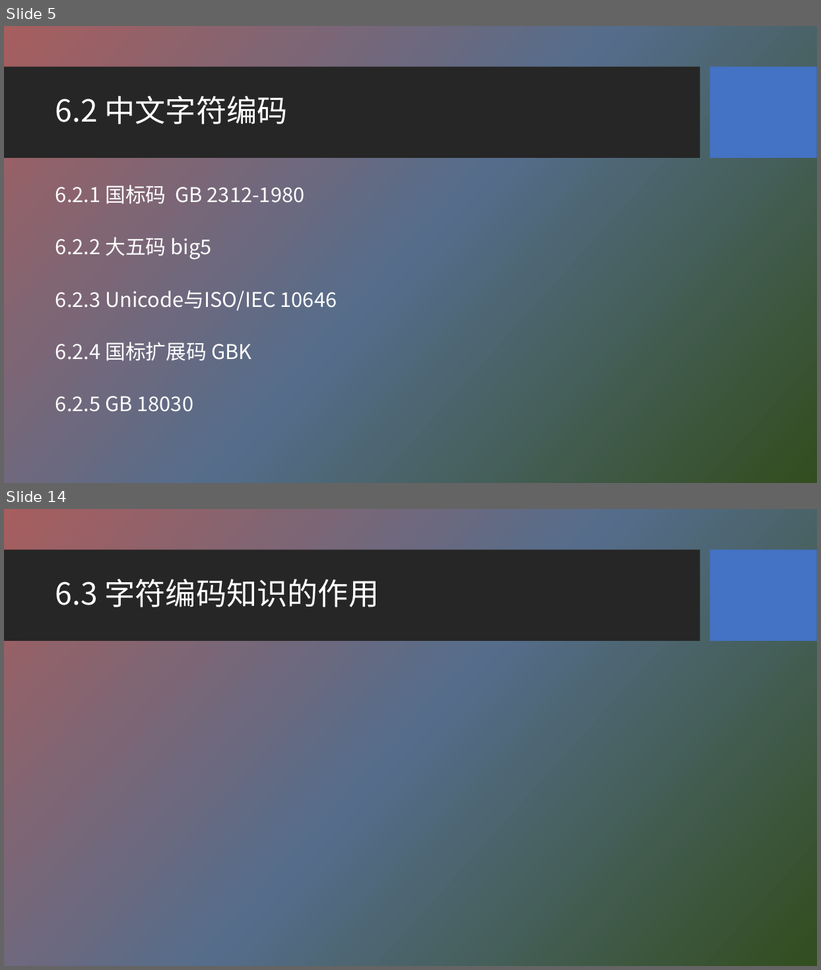
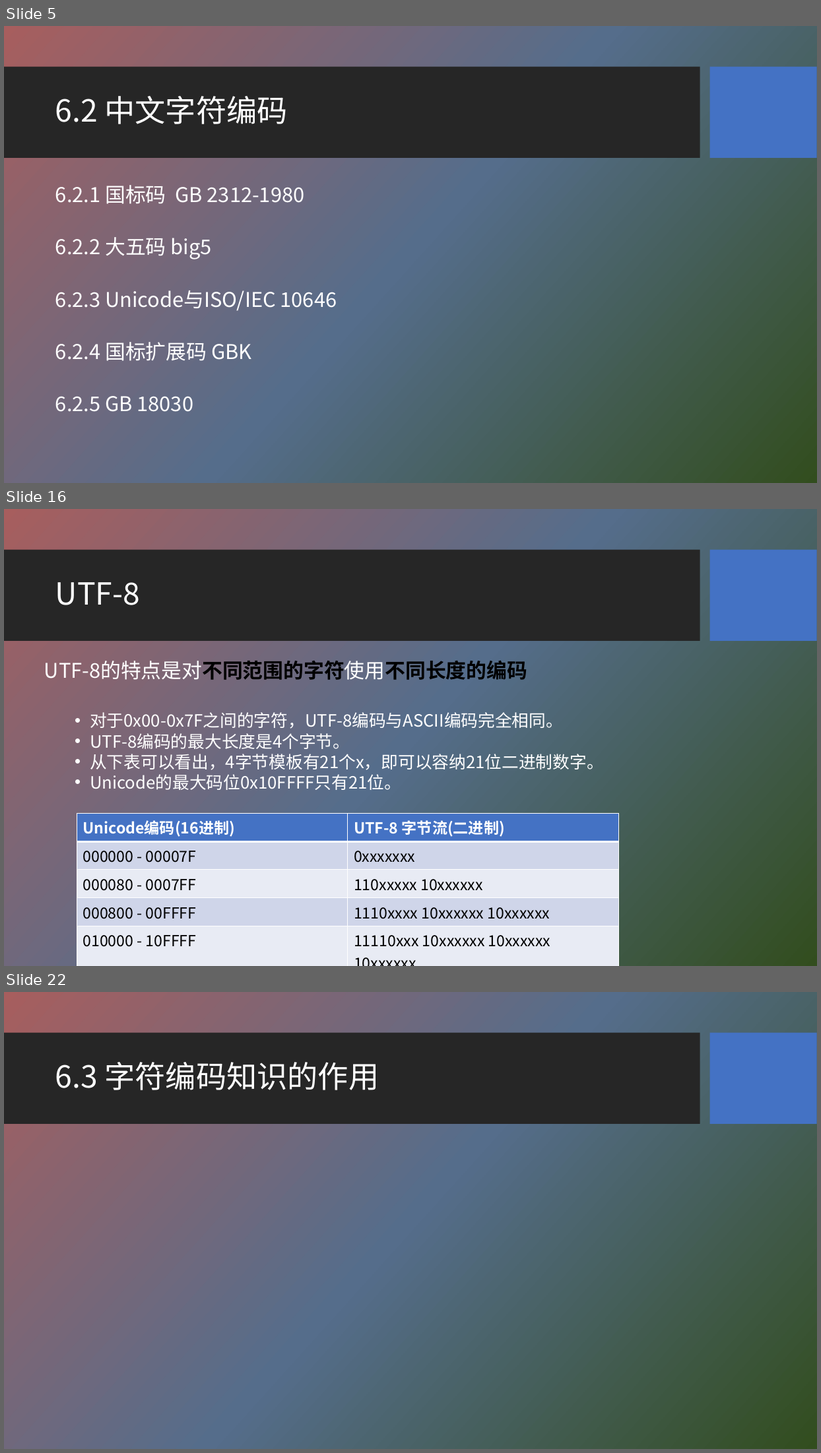
Before and after one commit to HBU/NLP_PPT, a slide deck: PPT-2020/ch06 字符编码与字频统计.pptx. Shown one above the other, each under a label of ours: slides 5 and 14 before the commit, slides 5, 16 and 22 after it; the slides between them are not shown. The pictures are 821x970 and 821x1453 pixels, drawn with LibreOffice and Linux fonts; fonts in the diff are those of the drawing; background and template pictures are left out. Boxes give left, top, right and bottom in pixels: in the first picture for what was removed or moved away, otherwise in the second. Text is boxed around its words. In the diff, an @@ line names an element or a change of style, - is before the commit and + after.

```diff
--- a/PPT-2020/ch06 字符编码与字频统计.pptx
+++ b/PPT-2020/ch06 字符编码与字频统计.pptx
@@ slide 16 added at (x1=4, y1=509, x2=817, y2=966), background picture (left out); not listed: 2 template elements that a slide beside it also shows @@
@@ title added at (x1=55, y1=582, x2=140, y2=605), 36 pt, text #FFFFFF @@
+UTF-8
@@ text added at (x1=44, y1=660, x2=603, y2=790), 20 pt, text #FFFFFF @@
+UTF-8的特点是对不同范围的字符使用不同长度的编码
+  • 对于0x00-0x7F之间的字符，UTF-8编码与ASCII编码完全相同。
+  • UTF-8编码的最大长度是4个字节。
+  • 从下表可以看出，4字节模板有21个x，即可以容纳21位二进制数字。
+  • Unicode的最大码位0x10FFFF只有21位。
@@ table added at (x1=77, y1=813, x2=618, y2=950), 5 rows, 2 columns @@
+Unicode编码(16进制) | UTF-8 字节流(二进制)
+000000 - 00007F | 0xxxxxxx
+000080 - 0007FF | 110xxxxx 10xxxxxx
+000800 - 00FFFF | 1110xxxx 10xxxxxx 10xxxxxx
+010000 - 10FFFF | 11110xxx 10xxxxxx 10xxxxxx 10xxxxxx
@@ what was slide 14 is now slide 22 @@
```
Also in this commit, not shown: 8 slides changed, 7 other slides added.
